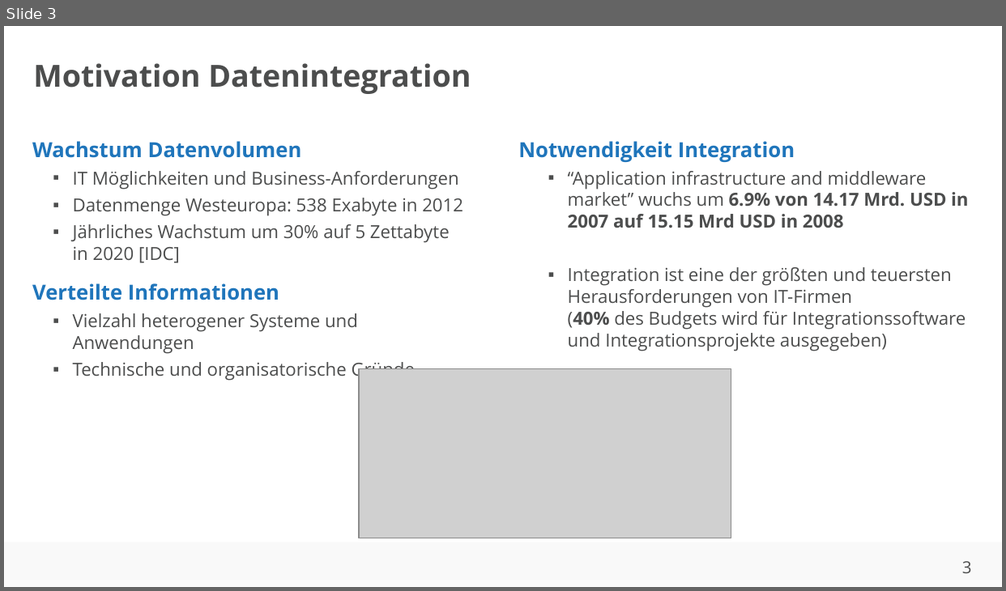
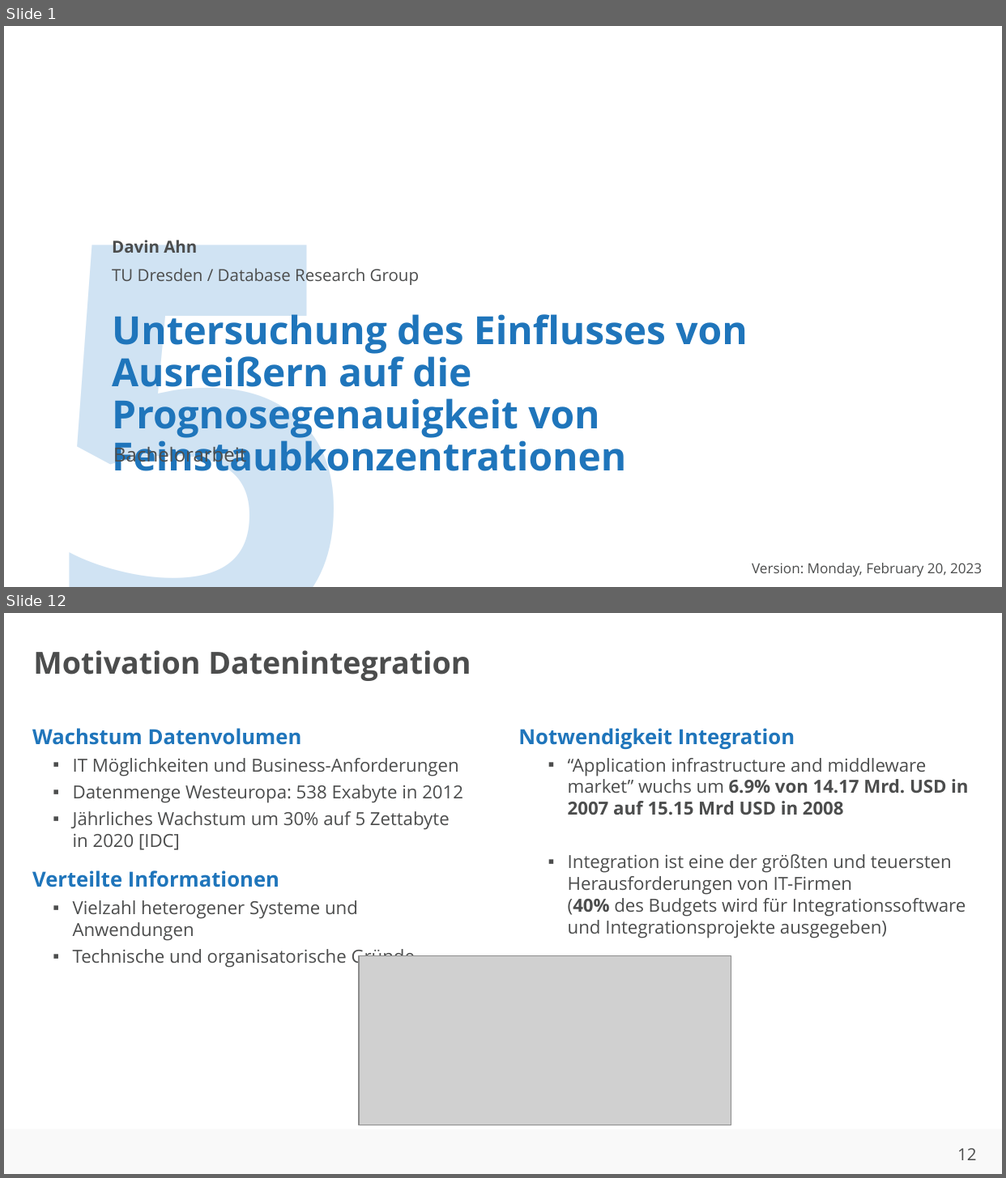
Before and after one commit to ahndavin/Abschlussarbeit_Bachelor, a slide deck: Kolloquium/Kolloquium.pptx. Shown one above the other, each under a label of ours: slide 3 before the commit, slides 1 and 12 after it; the slides between them are not shown. The pictures are 1006x591 and 1006x1178 pixels, drawn with LibreOffice and Linux fonts; fonts in the diff are those of the drawing; grey boxes stand for pictures; background and template pictures are left out. Boxes give left, top, right and bottom in pixels: in the first picture for what was removed or moved away, otherwise in the second. Text is boxed around its words. In the diff, an @@ line names an element or a change of style, - is before the commit and + after.

```diff
--- a/Kolloquium/Kolloquium.pptx
+++ b/Kolloquium/Kolloquium.pptx
@@ slide 1 added at bbox=[4, 26, 1002, 587], background #FFFFFF @@
@@ text added at bbox=[43, 87, 814, 587], 400 pt, text #D0E3F3, bold @@
+5
@@ text added at bbox=[112, 237, 197, 253], 12 pt, text #4C4D4D, bold @@
+Davin Ahn
@@ text added at bbox=[112, 265, 419, 286], 12 pt, text #4C4D4D @@
+TU Dresden / Database Research Group
@@ title added at bbox=[112, 314, 747, 472], 28 pt, text #1F75BB, bold @@
+Untersuchung des Einflusses von Ausreißern auf die Prognosegenauigkeit von
+Feinstaubkonzentrationen
@@ subtitle added at bbox=[113, 443, 246, 467], 14 pt, text #4C4D4D @@
+Bachelorarbeit
@@ rectangle added at bbox=[4, 543, 1002, 587], fill #FFFFFF @@
@@ text added at bbox=[752, 563, 982, 577], 10 pt, text #4C4D4D @@
+Version: Monday, February 20, 2023
@@ what was slide 3 is now slide 12 @@
@@ page number at bbox=[957, 1148, 976, 1161]: text changed @@
-3
+12
```
Also in this commit, not shown: 14 other slides added, 1 slide removed, 3 other files.
